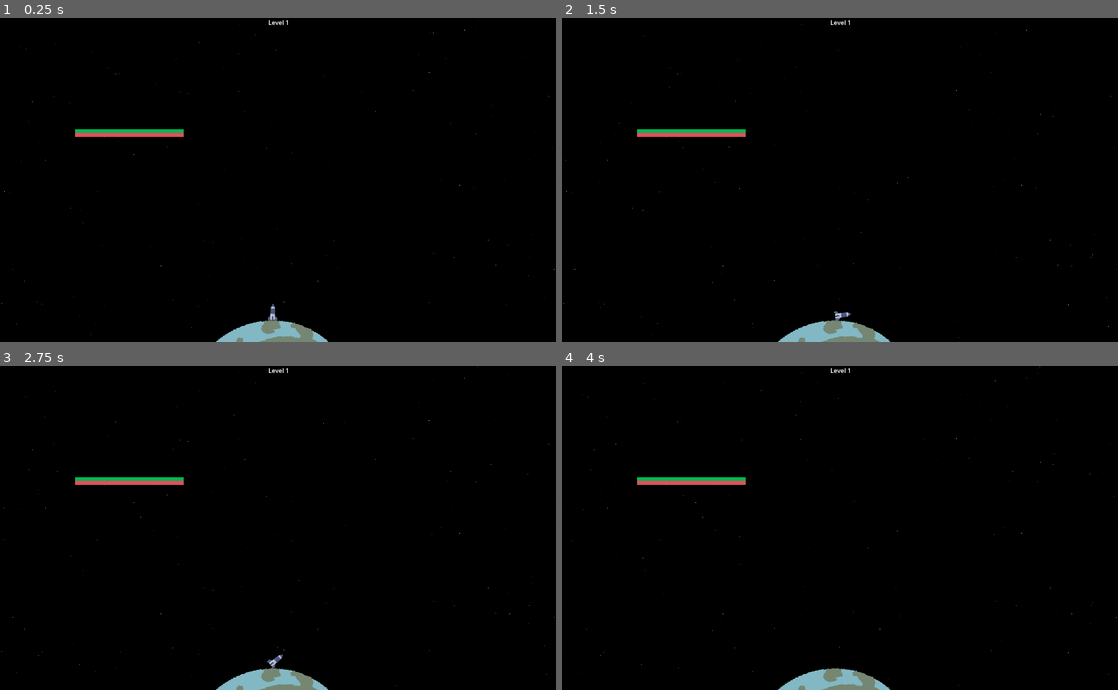
Above: before the commit, frames 1-4 (two rows, left to right).
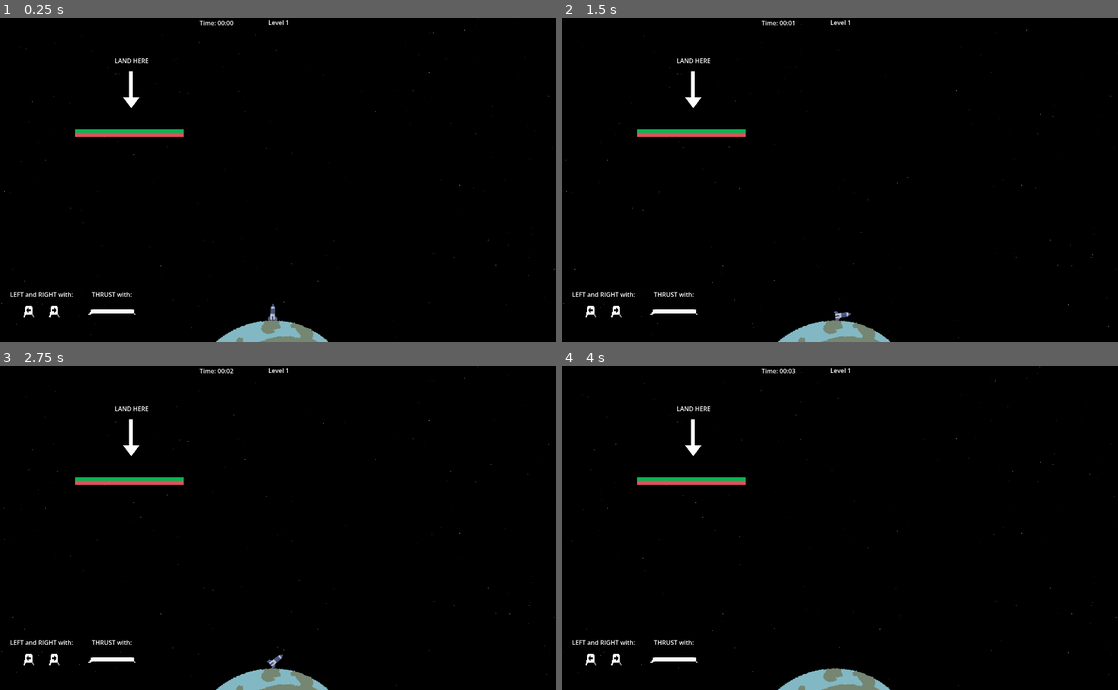
Above: after the commit, the same moments.

Repository: binaryArrow/rocketlaunch
Game: Godot game, scene res://scenes/levels/level0.tscn
The game is run twice, just before and just after one commit, with the same random seed, the same clock (stepped at 60 frames per second) and the same inputs.
Inputs:
- Up to frame 1 (0.25 s): no input
- Up to frame 2 (1.5 s): tap Enter (ui_accept) at 0.5, 0.77 s; hold Right (ui_right) 0.53-1.28 s; hold Left (ui_left) from 1.28 s (still down)
- Up to frame 3 (2.75 s): tap Enter (ui_accept) at 1.52 s; release Left (ui_left) at 2.03 s; hold Right (ui_right) from 2.03 s (still down)
- Up to frame 4 (4 s): tap Enter (ui_accept) at 3.02, 3.77 s; release Right (ui_right) at 3.53 s; hold Left (ui_left) from 3.53 s (still down)

The runs differ from the first frame. In frame 1, 0.6% of the frame differs, in the area x 1-42%, y 0-93%; in frame 2, 0.6%; in frame 3, 0.6%; in frame 4, 0.6%.

Commit message:
add end screen and timer

Diff:
--- /dev/null
+++ b/end_screen.gd
@@ -0,0 +1,8 @@
+extends Node2D
+
+@onready var time_label = %TimeLabel as Label
+
+func _ready() -> void:
+	var minutes := int(LevelManager.elapsed_time) / 60
+	var seconds := int(LevelManager.elapsed_time) % 60
+	time_label.text = "Your Time: %02d:%02d" % [minutes, seconds]
--- /dev/null
+++ b/scenes/end_screen.gd
@@ -0,0 +1,9 @@
+extends Node2D
+class_name EndScreen
+
+@onready var time_label = %TimeLabel as Label
+
+func _ready() -> void:
+	var minutes := int(LevelManager.elapsed_time) / 60
+	var seconds := int(LevelManager.elapsed_time) % 60
+	time_label.text = "Your time: %02d:%02d" % [minutes, seconds]
--- /dev/null
+++ b/scenes/end_screen.tscn
@@ -0,0 +1,25 @@
+[gd_scene format=3 uid="uid://c7ov861i6cdth"]
+
+[ext_resource type="Script" uid="uid://cd76bg3rtf5no" path="res://scenes/end_screen.gd" id="1_6e1uj"]
+[ext_resource type="PackedScene" uid="uid://c3ah1bdol7em1" path="res://scenes/levels/background.tscn" id="2_jc7ji"]
+
+[node name="EndScreen" type="Node2D" unique_id=1920693550]
+script = ExtResource("1_6e1uj")
+
+[node name="Background" parent="." unique_id=1591780769 instance=ExtResource("2_jc7ji")]
+
+[node name="TimeLabel" type="Label" parent="." unique_id=2072965730]
+unique_name_in_owner = true
+offset_left = 602.0
+offset_top = 386.0
+offset_right = 642.0
+offset_bottom = 428.0
+theme_override_font_sizes/font_size = 30
+
+[node name="Label" type="Label" parent="." unique_id=10091672]
+offset_left = 501.0
+offset_top = 312.0
+offset_right = 928.0
+offset_bottom = 354.0
+theme_override_font_sizes/font_size = 30
+text = "Congratulations, you made it!"
--- a/scenes/levels/background.tscn
+++ b/scenes/levels/background.tscn
@@ -13,10 +13,10 @@
 shader_parameter/mediumStarAmount = 0.001
 shader_parameter/bigStarAmount = 0.001
 
-[node name="Background" type="CanvasLayer"]
+[node name="Background" type="CanvasLayer" unique_id=1591780769]
 layer = -10
 
-[node name="ColorRect" type="ColorRect" parent="."]
+[node name="ColorRect" type="ColorRect" parent="." unique_id=377898275]
 material = SubResource("ShaderMaterial_7pqwp")
 offset_right = 40.0
 offset_bottom = 40.0
--- a/scenes/levels/level0.tscn
+++ b/scenes/levels/level0.tscn
@@ -3,6 +3,15 @@
 [ext_resource type="PackedScene" uid="uid://50ejuu2h1pxd" path="res://scenes/levels/world.tscn" id="1_hghvf"]
 [ext_resource type="PackedScene" uid="uid://cpdovtc5o2deu" path="res://scenes/rocket/rocket.tscn" id="2_5kr0j"]
 [ext_resource type="PackedScene" uid="uid://b8cyql2s764g2" path="res://scenes/platforms/platform.tscn" id="3_ry65h"]
+[ext_resource type="Texture2D" uid="uid://cuw03u0tve666" path="res://assets/left_key.png" id="4_ry65h"]
+[ext_resource type="Texture2D" uid="uid://cdyti70katxhj" path="res://assets/right_key.png" id="5_d0grl"]
+[ext_resource type="Texture2D" uid="uid://wngbqvpno1c0" path="res://assets/space.png" id="6_d0grl"]
+
+[sub_resource type="Gradient" id="Gradient_d0grl"]
+colors = PackedColorArray(1, 1, 1, 1, 1, 1, 1, 1)
+
+[sub_resource type="GradientTexture1D" id="GradientTexture1D_vals0"]
+gradient = SubResource("Gradient_d0grl")
 
 [node name="Level" type="Node2D" unique_id=1466572793]
 
@@ -15,3 +24,50 @@
 [node name="StaticBody2D" parent="." unique_id=709902558 instance=ExtResource("3_ry65h")]
 position = Vector2(335, 298)
 scale = Vector2(2.48, 1)
+
+[node name="LeftKey" type="Sprite2D" parent="." unique_id=1413049826]
+position = Vector2(74.36361, 762.06433)
+scale = Vector2(1.9204509, 2.2580397)
+texture = ExtResource("4_ry65h")
+
+[node name="RightKey" type="Sprite2D" parent="." unique_id=589107275]
+position = Vector2(140.36362, 762.06433)
+scale = Vector2(1.9204509, 2.2580397)
+texture = ExtResource("5_d0grl")
+
+[node name="Label" type="Label" parent="." unique_id=518516281]
+offset_left = 26.0
+offset_top = 705.0
+offset_right = 190.0
+offset_bottom = 728.0
+text = "LEFT and RIGHT with:"
+
+[node name="Label2" type="Label" parent="." unique_id=1742409221]
+offset_left = 238.0
+offset_top = 705.0
+offset_right = 402.0
+offset_bottom = 728.0
+text = "THRUST with:"
+
+[node name="Label3" type="Label" parent="." unique_id=277209271]
+offset_left = 297.0
+offset_top = 99.0
+offset_right = 461.0
+offset_bottom = 122.0
+text = "LAND HERE"
+
+[node name="Space" type="Sprite2D" parent="." unique_id=134717390]
+position = Vector2(291, 763)
+scale = Vector2(3.2722597, 1.1030858)
+texture = ExtResource("6_d0grl")
+
+[node name="Sprite2D" type="Sprite2D" parent="." unique_id=124517251]
+position = Vector2(339.00003, 177.00002)
+rotation = 1.5707964
+scale = Vector2(0.30167046, 10.682497)
+texture = SubResource("GradientTexture1D_vals0")
+
+[node name="Polygon2D" type="Polygon2D" parent="." unique_id=1323597092]
+position = Vector2(71.71698, 132.53061)
+scale = Vector2(0.9622642, 1.0204082)
+polygon = PackedVector2Array(256.98035, 72, 278.8039, 99.44, 300.62744, 72)
--- a/scenes/levels/level1.tscn
+++ b/scenes/levels/level1.tscn
@@ -4,6 +4,12 @@
 [ext_resource type="PackedScene" uid="uid://cpdovtc5o2deu" path="res://scenes/rocket/rocket.tscn" id="2_5yh3o"]
 [ext_resource type="PackedScene" uid="uid://b8cyql2s764g2" path="res://scenes/platforms/platform.tscn" id="3_mg8dc"]
 [ext_resource type="PackedScene" uid="uid://cvs6o1j6lrd1m" path="res://scenes/platforms/obstacle.tscn" id="4_5yh3o"]
+
+[sub_resource type="Gradient" id="Gradient_d0grl"]
+colors = PackedColorArray(1, 1, 1, 1, 1, 1, 1, 1)
+
+[sub_resource type="GradientTexture1D" id="GradientTexture1D_bfxgj"]
+gradient = SubResource("Gradient_d0grl")
 
 [node name="Level" type="Node2D" unique_id=1466572793]
 
@@ -19,3 +25,22 @@
 [node name="StaticBody2D2" parent="." unique_id=2127928289 instance=ExtResource("4_5yh3o")]
 position = Vector2(728, 404)
 scale = Vector2(5.3364305, 0.99999994)
+
+[node name="Sprite2D" type="Sprite2D" parent="." unique_id=976814921]
+position = Vector2(701.00006, 492.61383)
+rotation = 1.5707964
+scale = Vector2(0.30167046, 10.682497)
+texture = SubResource("GradientTexture1D_bfxgj")
+
+[node name="Polygon2D" type="Polygon2D" parent="." unique_id=1252847759]
+position = Vector2(702, 466)
+scale = Vector2(0.9622642, 0.99803907)
+offset = Vector2(-278.80386, -82.1785)
+polygon = PackedVector2Array(256.98035, 72, 277.76462, 42.328033, 300.62744, 72)
+
+[node name="Label" type="Label" parent="." unique_id=2043097969]
+offset_left = 626.0
+offset_top = 545.0
+offset_right = 784.0
+offset_bottom = 568.0
+text = "DONT TOUCH THESE"
--- a/scenes/levels/world.gd
+++ b/scenes/levels/world.gd
@@ -2,6 +2,13 @@
 class_name World
 
 @onready var level_label = %LevelLabel as Label
+@onready var time_label = %TimeLabel as Label
 
 func _ready() -> void:
 	level_label.text = "Level %d" % (LevelManager.current_level + 1)
+
+func _physics_process(delta: float) -> void:
+	LevelManager.elapsed_time += delta
+	var minutes := int(LevelManager.elapsed_time) / 60
+	var seconds := int(LevelManager.elapsed_time) % 60
+	time_label.text = "Time: %02d:%02d" % [minutes, seconds]
--- a/scenes/levels/world.tscn
+++ b/scenes/levels/world.tscn
@@ -80,3 +80,15 @@
 offset_right = 0.5
 offset_bottom = 42.0
 grow_horizontal = 2
+
+[node name="TimeLabel" type="Label" parent="Control" unique_id=219562831]
+unique_name_in_owner = true
+layout_mode = 1
+anchors_preset = 5
+anchor_left = 0.5
+anchor_right = 0.5
+offset_left = -161.5
+offset_top = 20.0
+offset_right = -160.5
+offset_bottom = 43.0
+grow_horizontal = 2
--- a/singletons/level-manager.gd
+++ b/singletons/level-manager.gd
@@ -1,13 +1,17 @@
 extends Node
 
+const MAX_LEVEL := 9
 const LEVEL_PATH_TEMPLATE := "res://scenes/levels/level%d.tscn"
+const END_SCREEN_PATH := "res://scenes/end_screen.tscn"
 var current_level := 0
+var elapsed_time: float = 0.0
 
 func next_level():
 	current_level += 1
 	var path := LEVEL_PATH_TEMPLATE % current_level
-	print("Loading level: ", path)
-	if ResourceLoader.exists(path):
+	if current_level > MAX_LEVEL and ResourceLoader.exists(END_SCREEN_PATH):
+		change_scene_to(END_SCREEN_PATH)
+	elif ResourceLoader.exists(path):
 		change_scene_to(path)
 	else:
 		push_warning("No more levels — level %d not found." % current_level)
Binary file added: assets/left_key.png
Not shown, added: assets/left_key.png.import
Binary file added: assets/right_key.png
Not shown, added: assets/right_key.png.import
Binary file added: assets/space.png
Not shown, added: assets/space.png.import
Not shown, added: end_screen.gd.uid
Not shown, added: scenes/end_screen.gd.uid
Not shown: 1 places in scenes/levels/background.tscn that only renumber resources
